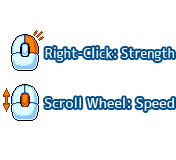
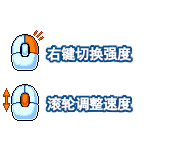
Two versions of the same layered image (176px x 160px). Layer-by-layer changes:
removed layer "Scroll Wheel: Speed" from group "Text" over [45, 97, 175, 111]
removed layer "Right-Click: Strength" from group "Text" over [45, 47, 175, 61]
added layer "滚轮调整速度" in group "Text" over [47, 96, 132, 111]
added layer "右键切换强度" in group "Text" over [47, 46, 132, 61]
added layer "背景色" in group "Text" over [45, 44, 134, 113]
